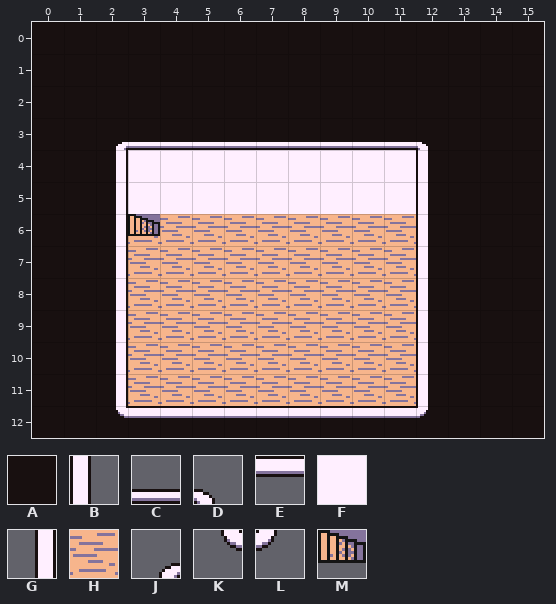
Two versions of a level (Tiled map, assets/map/rooms/House1_floor1.tmx). This is how it looked before the edit.
Cells are 16x16 px. Shown: x 0..15, y 0..12.
Key: from "tilset": A 0, B 8, C 9, D 10, E 11, F 20, G 28, H 29, J 30, K 31, L 32, M 43.
_ is an empty cell.
Layer "Background" before, first column x 0:
 0 AAAAAAAAAAAAAAAA
 1 AAAAAAAAAAAAAAAA
 2 AAAAAAAAAAAAAAAA
 3 AAAAAAAAAAAAAAAA
 4 AAAFFFFFFFFFAAAA
 5 AAAFFFFFFFFFAAAA
 6 AAAHHHHHHHHHAAAA
 7 AAAHHHHHHHHHAAAA
 8 AAAHHHHHHHHHAAAA
 9 AAAHHHHHHHHHAAAA
10 AAAHHHHHHHHHAAAA
11 AAAHHHHHHHHHAAAA
12 AAAAAAAAAAAAAAAA
Layer "Foreground" before, first column x 0:
 0 ________________
 1 ________________
 2 ________________
 3 __JCCCCCCCCCD___
 4 __G_________B___
 5 __G_________B___
 6 __GM________B___
 7 __G_________B___
 8 __G_________B___
 9 __G_________B___
10 __G_________B___
11 __G_________B___
12 __KEEEEEEEEEL___
And afterwards:
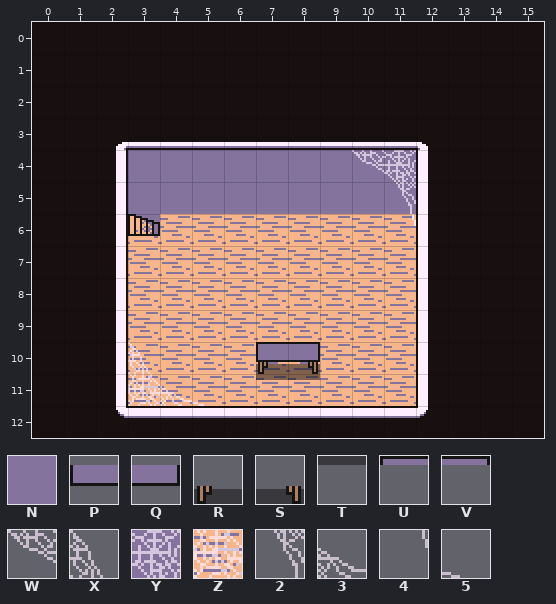
Further tiles: from "tilset": N 40, P 77, Q 78, R 97, S 98, T 117, U 137, V 138, W 196, X 196 flipped on the diagonal, Y 197, Z 197 flipped on the diagonal, 2 217, 3 217 flipped on the diagonal, 4 237, 5 237 flipped on the diagonal.
Tiles of an added or newly shown layer are drawn over the layers below it.
See-through tiles are keyed as they look on the map.
Change:
Changed rows in their new state; . is an unchanged cell.
Layer "Background":
first column x 3:
 4 NNNNNNNNN
 5 NNNNNNNNN
Layer "Paths":
first column x 7:
10 RS
11 TT
Layer "Foreground":
first column x 11:
 6 4
first column x 7:
10 PQ
Layer "Webs" (added):
first column x 10:
 4 WY
 5 .2
 6 .4
first column x 3:
10 X...UV
11 Z35...
Boxes around the changes in both pictures, in picture pixels (x1, y1, x2, y2):
changed: (128, 150, 416, 226)
added: (128, 342, 204, 406)
added: (256, 342, 320, 380)
